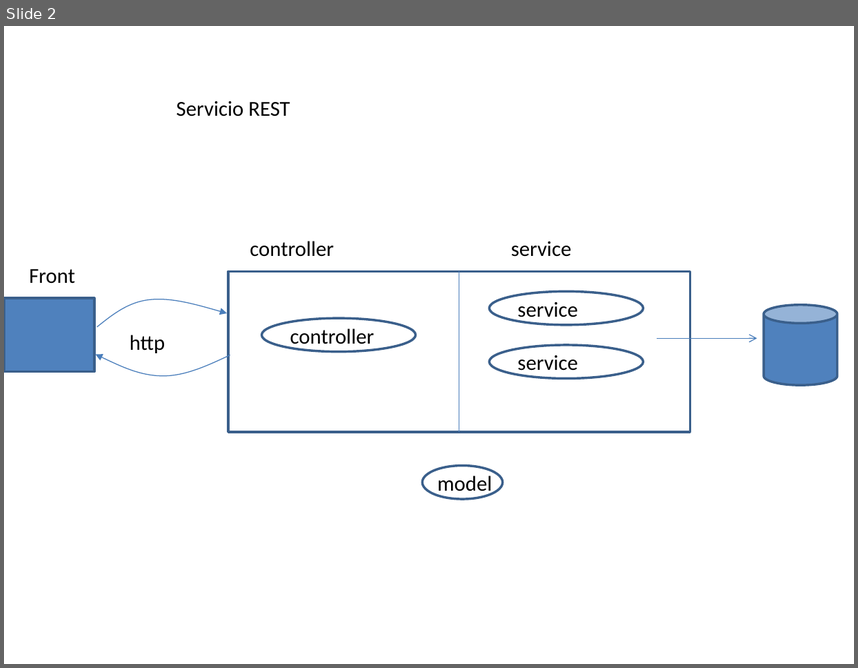
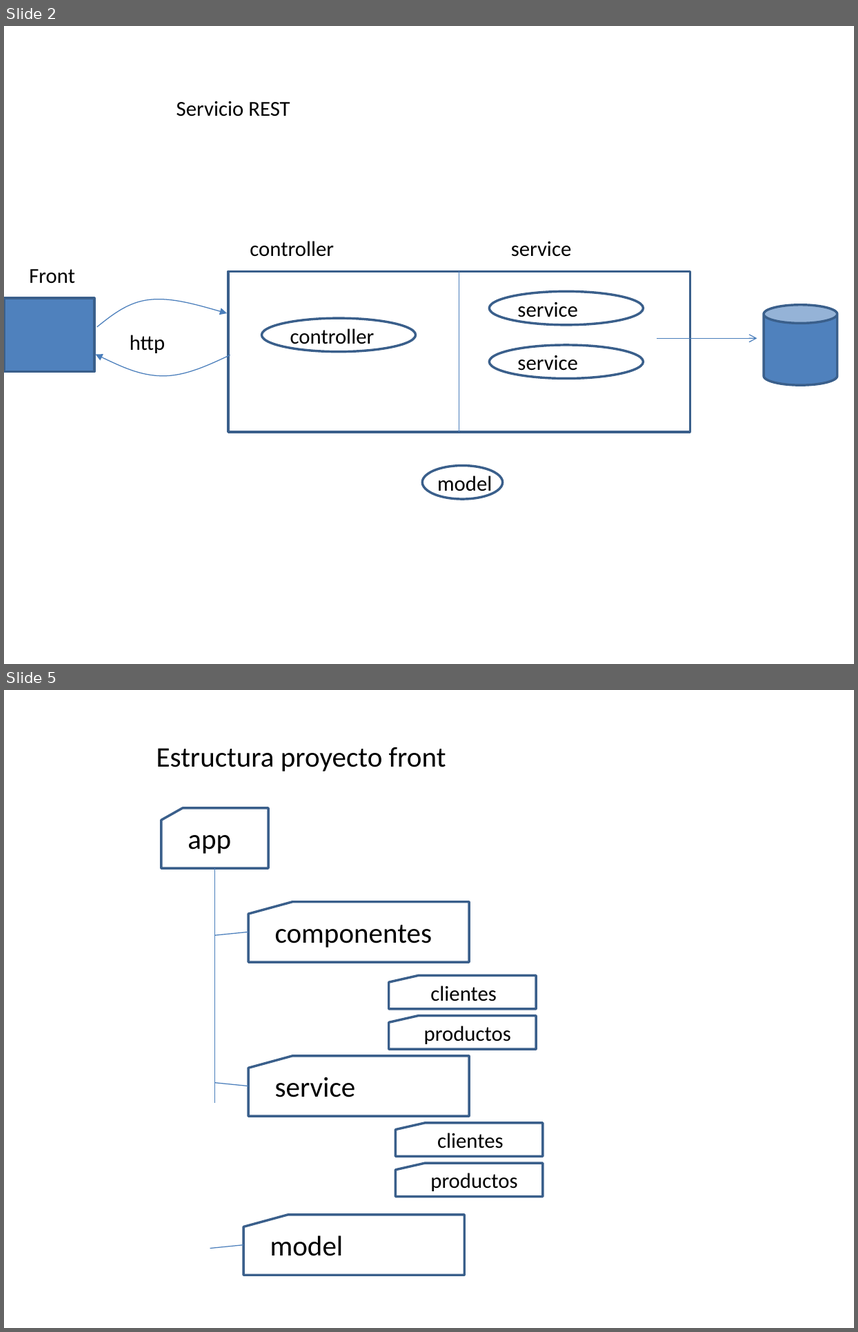
Before and after one commit to fran-eliot/nestjs2025, a slide deck: pizarra .pptx. Shown one above the other, each under a label of ours: slide 2 before the commit, slides 2 and 5 after it; the slides between them are not shown. The pictures are 858x668 and 858x1332 pixels, drawn with LibreOffice and Linux fonts; fonts in the diff are those of the drawing. Boxes give left, top, right and bottom in pixels: in the first picture for what was removed or moved away, otherwise in the second. Text is boxed around its words. In the diff, an @@ line names an element or a change of style, - is before the commit and + after.

```diff
--- a/pizarra .pptx
+++ b/pizarra .pptx
@@ slide 5 added at [4,690,854,1328], background #FFFFFF @@
@@ text added at [156,747,446,771], 24 pt, text #000000 @@
+Estructura proyecto front
@@ flow chart punched card added at [161,808,268,869], outline #3A5F8C 2 pt @@
@@ text added at [188,835,231,854], 24 pt, text #000000 @@
+app
@@ line added from (215, 869) to (215, 1103), #4B7EBC 0.75 pt @@
@@ flow chart punched card added at [248,902,469,962], outline #3A5F8C 2 pt @@
@@ line added from (215, 935) to (248, 931), #4B7EBC 0.75 pt @@
@@ text added at [275,925,432,947], 24 pt, text #000000 @@
+componentes
@@ flow chart punched card added at [389,976,536,1009], outline #3A5F8C 2 pt @@
@@ text added at [430,985,497,1001], 18 pt, text #000000 @@
+clientes
@@ flow chart punched card added at [389,1016,536,1049], outline #3A5F8C 2 pt @@
@@ text added at [424,1025,511,1044], 18 pt, text #000000 @@
+productos
@@ flow chart punched card added at [248,1056,469,1116], outline #3A5F8C 2 pt @@
@@ line added from (215, 1083) to (248, 1086), #4B7EBC 0.75 pt @@
@@ text added at [275,1076,356,1097], 24 pt, text #000000 @@
+service
@@ flow chart punched card added at [396,1123,543,1156], outline #3A5F8C 2 pt @@
@@ text added at [437,1132,504,1148], 18 pt, text #000000 @@
+clientes
@@ flow chart punched card added at [396,1163,543,1196], outline #3A5F8C 2 pt @@
@@ text added at [430,1172,517,1191], 18 pt, text #000000 @@
+productos
@@ flow chart punched card added at [243,1214,465,1275], outline #3A5F8C 2 pt @@
@@ line added from (210, 1248) to (243, 1244), #4B7EBC 0.75 pt @@
@@ text added at [270,1235,343,1256], 24 pt, text #000000 @@
+model
```
Also in this commit, not shown: 4 other slides added, 2 other files.
